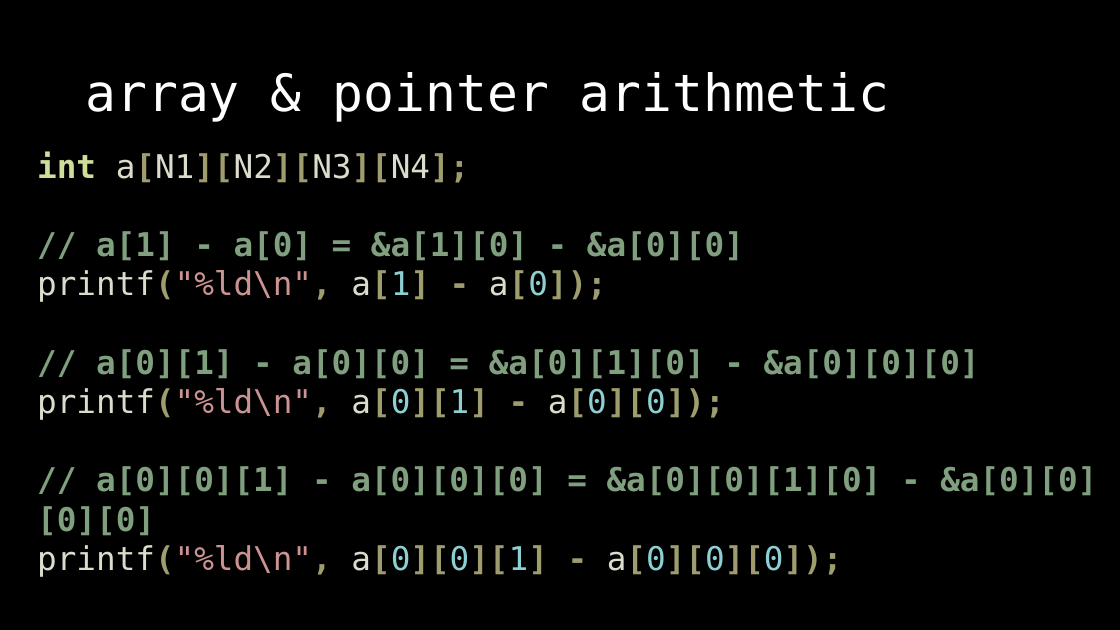
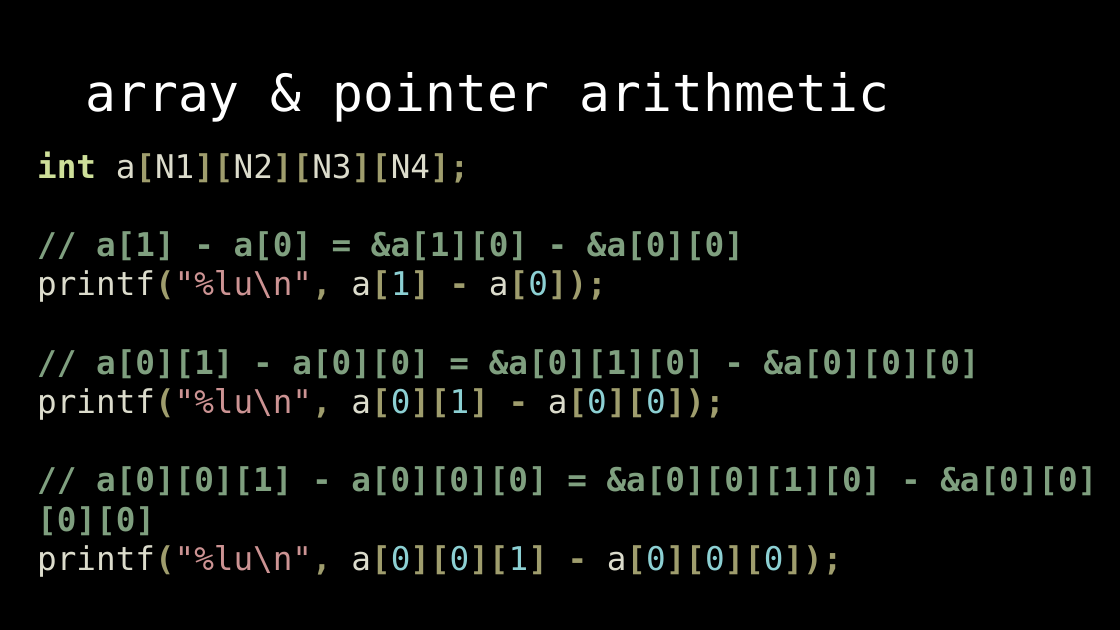
Before and after one commit to OEmiliatanO/those_c_prog_didnt_teach, a slide deck: slide 60 of Ch2/Ch2-pointer & array.pptx. Drawn at 1120x630 pixels with LibreOffice and Linux fonts; fonts in the diff are those of the drawing. Boxes give left, top, right and bottom in pixels: in the first picture for what was removed or moved away, otherwise in the second. Text is boxed around its words. In the diff, an @@ line names an element or a change of style, - is before the commit and + after.

```diff
--- a/Ch2/Ch2-pointer & array.pptx
+++ b/Ch2/Ch2-pointer & array.pptx
@@ text at [37,270,607,302]: text changed @@
-printf("%ld\n", a[1] - a[0]);
+printf("%lu\n", a[1] - a[0]);
@@ text at [37,388,725,420]: text changed @@
-printf("%ld\n", a[0][1] - a[0][0]);
+printf("%lu\n", a[0][1] - a[0][0]);
@@ text at [37,545,843,577]: text changed @@
-printf("%ld\n", a[0][0][1] - a[0][0][0]);
+printf("%lu\n", a[0][0][1] - a[0][0][0]);
```
Also in this commit, not shown: 6 other slides changed, 1 slide added, 4 slides removed, 5 other files.
